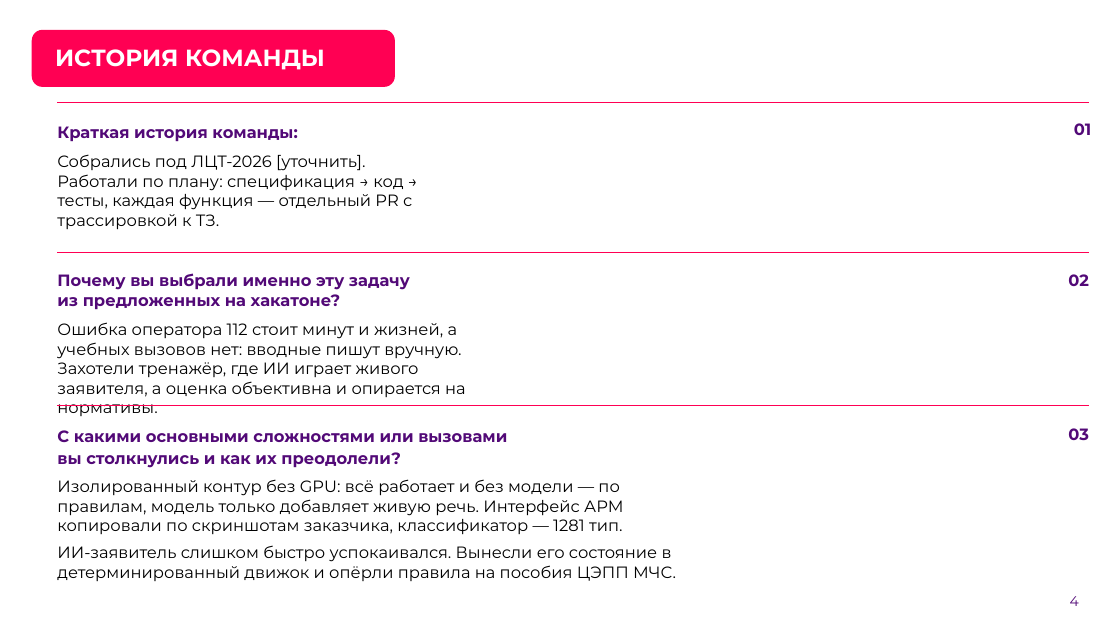
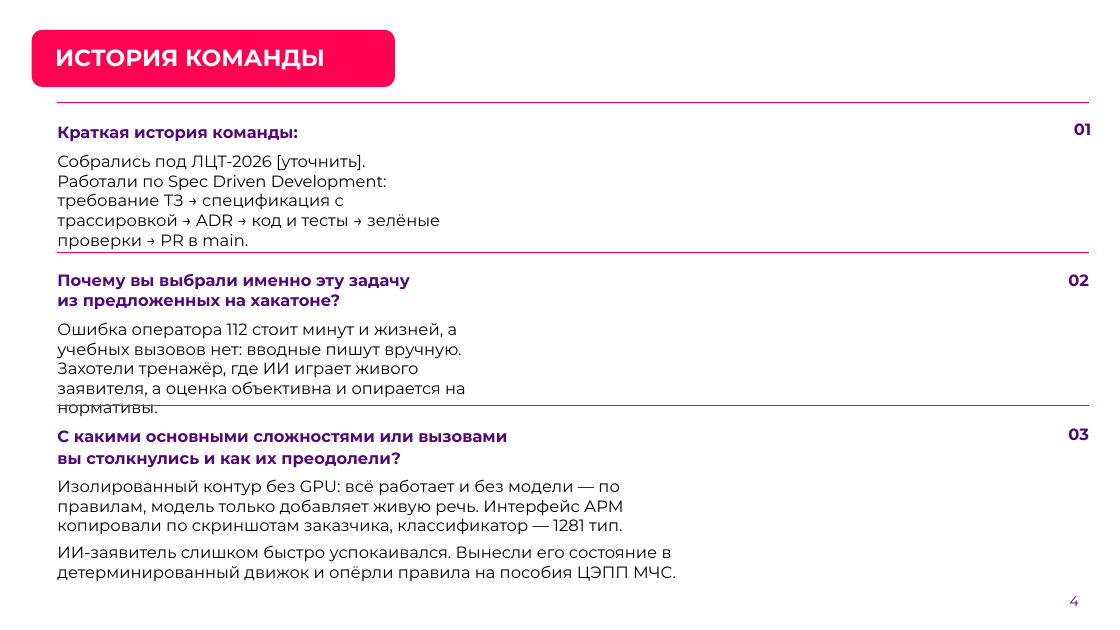
Before and after one commit to Fosh1er/MCHS_hack_AIskra, a slide deck: slide 4 of docs/presentation/АИскра_презентация_ЛЦТ2026.pptx. Drawn at 1120x630 pixels with LibreOffice and Linux fonts; fonts in the diff are those of the drawing; background and template pictures are left out. Boxes give left, top, right and bottom in pixels: in the first picture for what was removed or moved away, otherwise in the second. Text is boxed around its words. In the diff, an @@ line names an element or a change of style, - is before the commit and + after.

```diff
--- a/docs/presentation/АИскра_презентация_ЛЦТ2026.pptx
+++ b/docs/presentation/АИскра_презентация_ЛЦТ2026.pptx
@@ text at <box>57,154,440,250</box>: text changed @@
-Собрались под ЛЦТ-2026 [уточнить]. Работали по плану: спецификация → код → тесты, каждая функция — отдельный PR с трассировкой к ТЗ.
+Собрались под ЛЦТ-2026 [уточнить]. Работали по Spec Driven Development: требование ТЗ → спецификация с трассировкой → ADR → код и тесты → зелёные проверки → PR в main.
```
Also in this commit, not shown: 4 other slides changed, 1 slide added, 1 other file.
